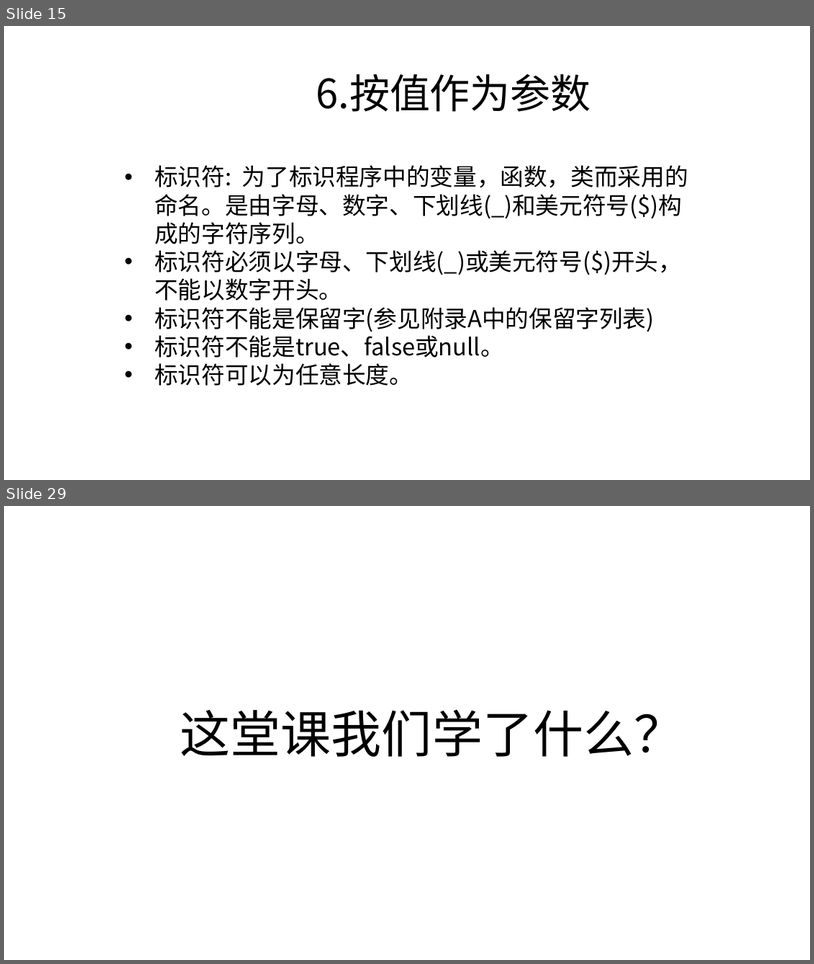
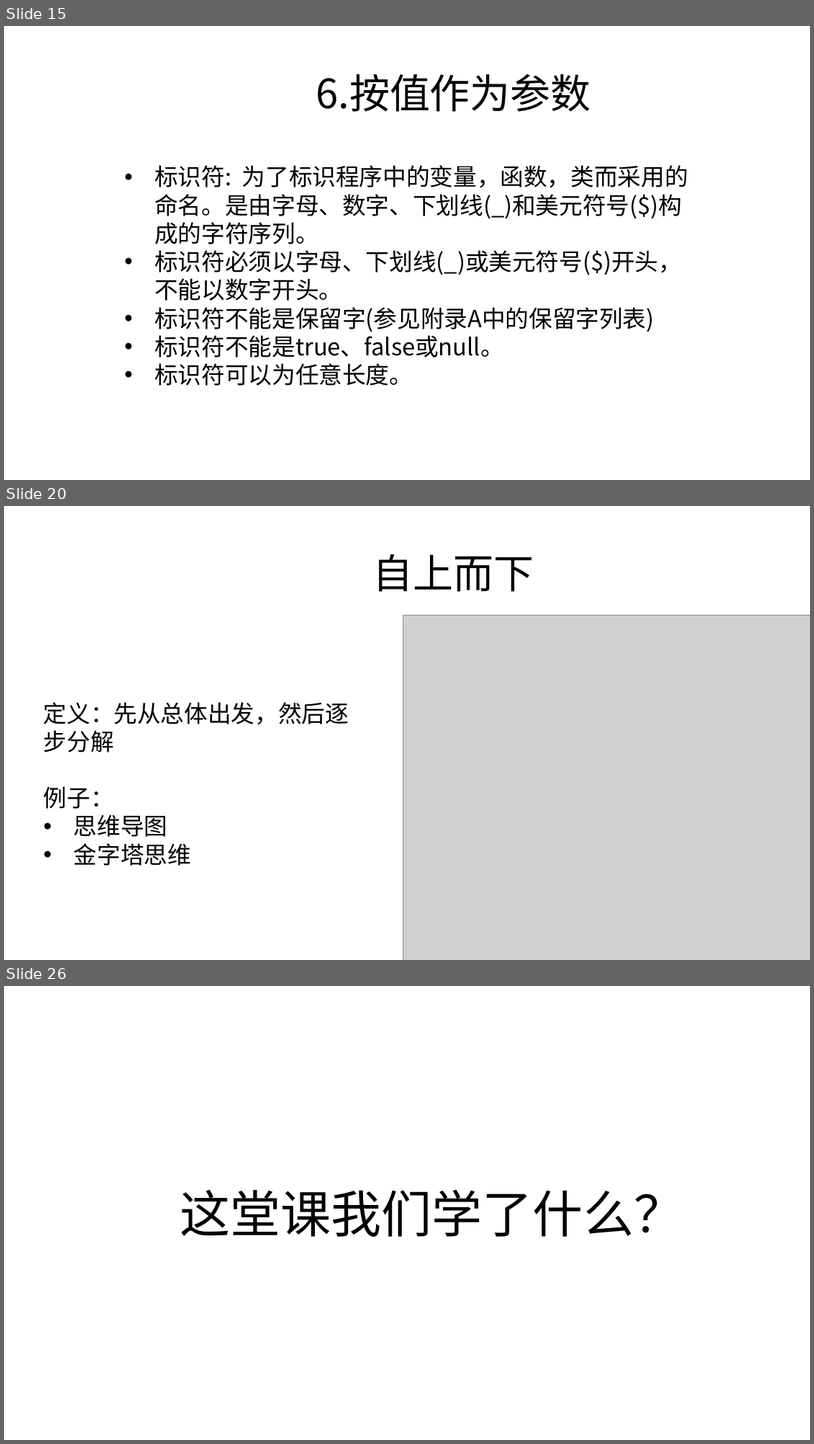
Before and after one commit to zjyesir/hmc_java_1, a slide deck: ppt/2.3 方法.pptx. Shown one above the other, each under a label of ours: slides 15 and 29 before the commit, slides 15, 20 and 26 after it; the slides between them are not shown. The pictures are 814x964 and 814x1444 pixels, drawn with LibreOffice and Linux fonts; fonts in the diff are those of the drawing; grey boxes stand for pictures; background and template pictures are left out. Boxes give left, top, right and bottom in pixels: in the first picture for what was removed or moved away, otherwise in the second. Text is boxed around its words. In the diff, an @@ line names an element or a change of style, - is before the commit and + after.

```diff
--- a/ppt/2.3 方法.pptx
+++ b/ppt/2.3 方法.pptx
@@ slide 20 added at <box>4,506,810,960</box>, background picture (left out) @@
@@ text added at <box>373,554,535,592</box>, 48 pt, text #000000 @@
+自上而下
@@ picture added at <box>404,615,810,960</box> @@
@@ text added at <box>44,702,349,865</box>, 28 pt, text #000000 @@
+定义：先从总体出发，然后逐步分解
+例子：
+• 思维导图
+• 金字塔思维
@@ what was slide 29 is now slide 26 @@
```
Also in this commit, not shown: 2 slides changed, 10 other slides added, 14 slides removed, 2 other files.
